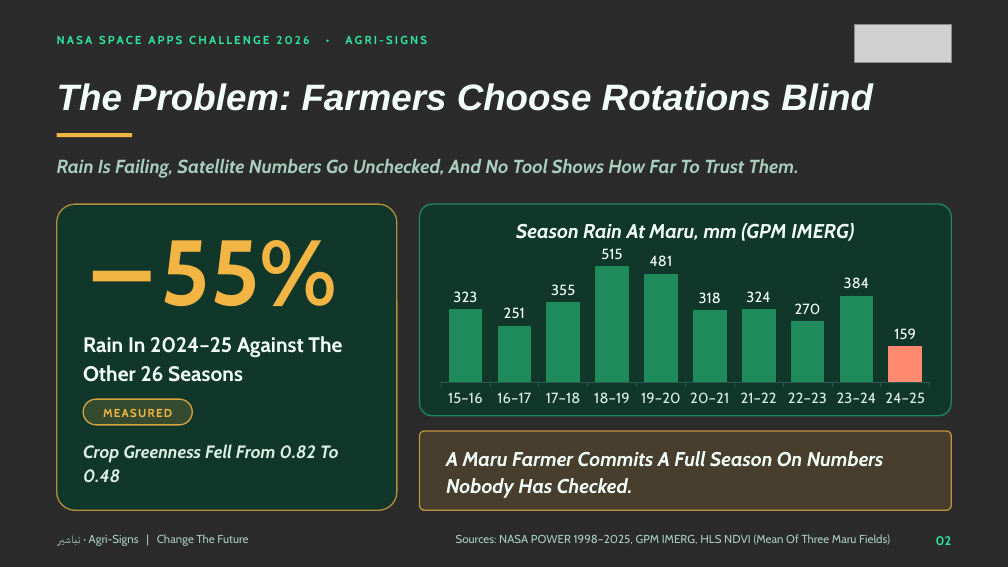
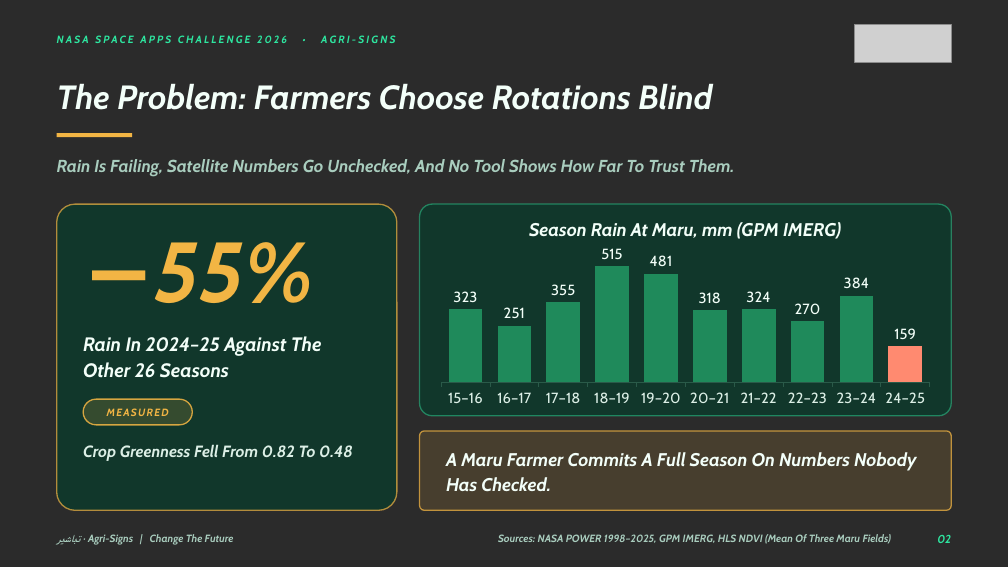
Before and after one commit to Zaid-sh05/field-shift, a slide deck: slide 2 of docs/Field_Shift_Pitch_Deck.pptx. Drawn at 1008x567 pixels with LibreOffice and Linux fonts; fonts in the diff are those of the drawing; grey boxes stand for pictures; background and template pictures are left out; a plain dark background stands for a picture behind light text. Boxes give left, top, right and bottom in pixels: in the first picture for what was removed or moved away, otherwise in the second. Text is boxed around its words. In the diff, an @@ line names an element or a change of style, - is before the commit and + after.

```diff
--- a/docs/Field_Shift_Pitch_Deck.pptx
+++ b/docs/Field_Shift_Pitch_Deck.pptx
@@ text "NASA SPACE APPS CHALLENGE 2026 ..." at (57, 35, 395, 43): size 11 to 10 pt, italic on @@
@@ text "The Problem: Farmers Choose Rotations ..." at (57, 83, 712, 110): size 35 to 32 pt, font Arial to Cabin @@
@@ text "Rain Is Failing, Satellite Numbers ..." at (57, 159, 735, 177): size 18 to 16.5 pt @@
@@ text "−55%" at (154, 242, 313, 303): size 88 to 81 pt, italic on @@
@@ text "Season Rain At Maru, mm ..." at (529, 222, 841, 239): size 19 to 17.5 pt @@
@@ text "Rain In 2024–25 Against The ..." at (83, 336, 322, 378): size 20 to 18.5 pt, italic on @@
@@ text "MEASURED" at (107, 408, 169, 416): size 11 to 10 pt, italic on @@
@@ text "Crop Greenness Fell From 0.82 ..." at (83, 444, 353, 461): size 17 to 15.5 pt @@
@@ text "A Maru Farmer Commits A ..." at (446, 452, 917, 492): size 19 to 17.5 pt @@
@@ text "تباشير · Agri-Signs | Change ..." at (57, 534, 234, 545): size 11 to 10 pt, bold on, italic on @@
@@ text "Sources: NASA POWER 1998–2025, GPM ..." at (498, 534, 892, 544): size 11 to 10 pt, bold on, italic on @@
@@ text "02" at (937, 535, 951, 543): size 12 to 11 pt, italic on @@
```
Also in this commit, not shown: 6 other slides changed.
